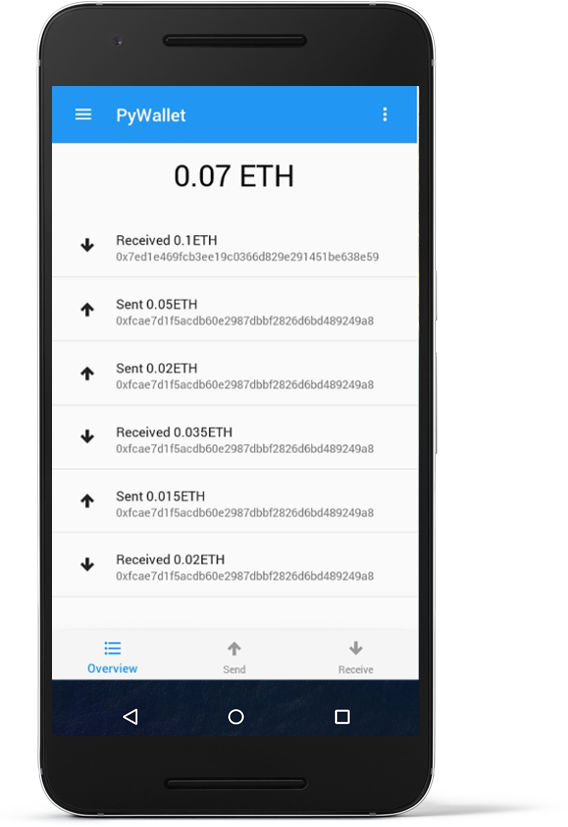
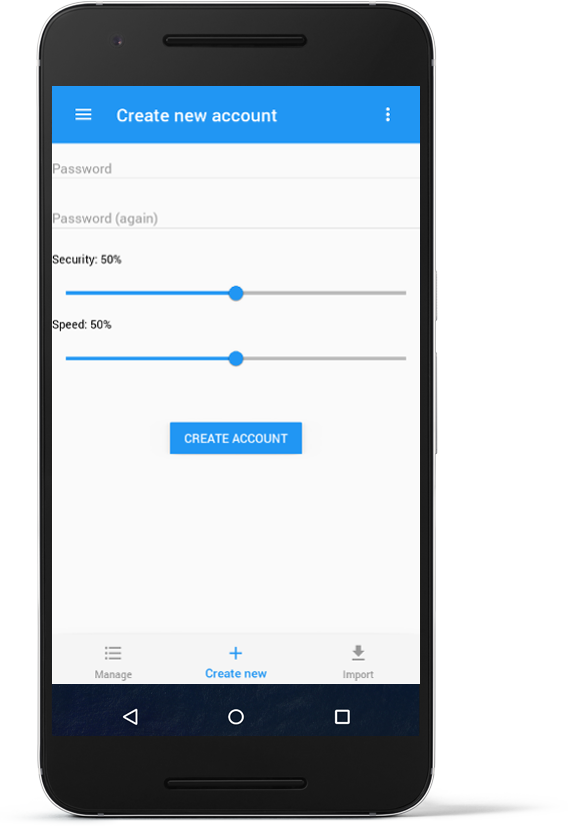
Comparing the layer stacks of the two 568x827 images. Changes:
removed layer "phone_nexus_6p_overview.jpeg" over (x1=52, y1=86, x2=419, y2=681)
added layer "phone_nexus_6p_new_account.png" above "phone_nexus_6p_receive.png" over (x1=52, y1=86, x2=420, y2=684)
